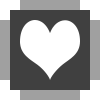
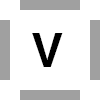
Two versions of the same layered image (100x100). Layer-by-layer changes:
added layer "V" above "Layer 4" over [left=32, top=33, right=63, bottom=67]
added layer "Layer 4" above "Heart" over [left=10, top=10, right=90, bottom=90]
